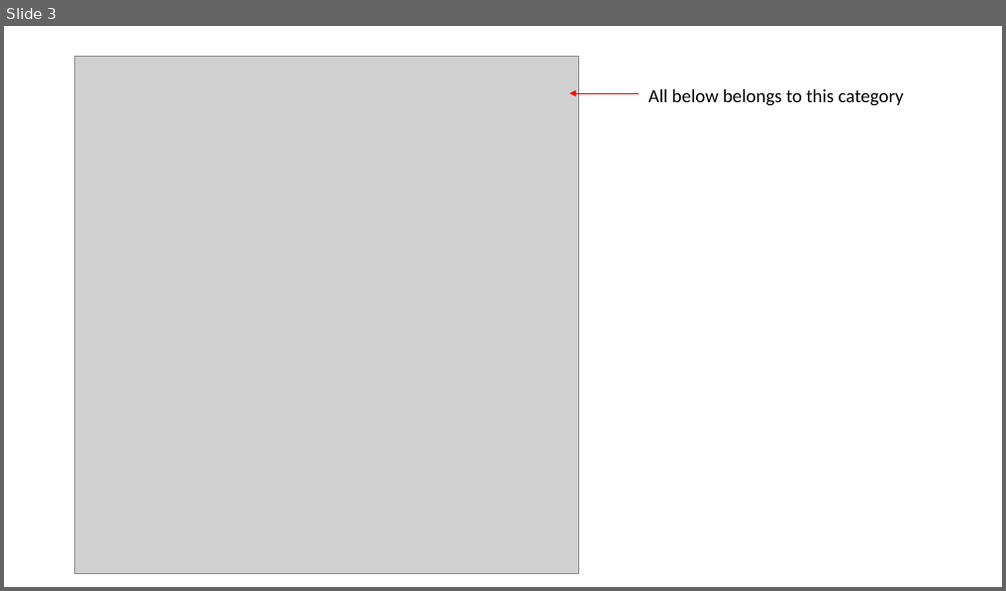
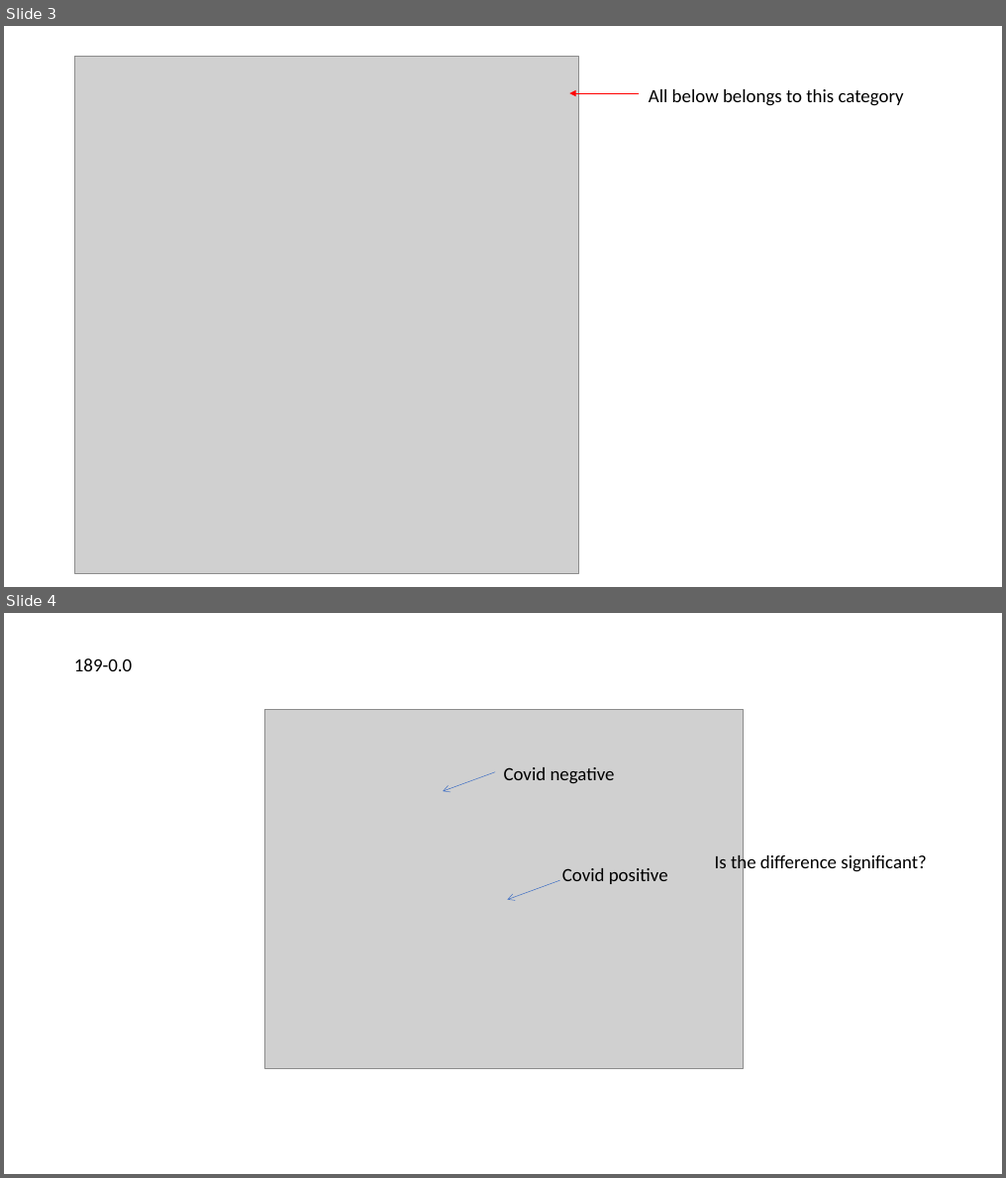
Before and after one commit to JunWeiLUC/NSinternship, a slide deck: DataClean.pptx. Shown one above the other, each under a label of ours: slide 3 before the commit, slides 3 and 4 after it. The pictures are 1006x591 and 1006x1178 pixels, drawn with LibreOffice and Linux fonts; fonts in the diff are those of the drawing; grey boxes stand for pictures. Boxes give left, top, right and bottom in pixels: in the first picture for what was removed or moved away, otherwise in the second. Text is boxed around its words. In the diff, an @@ line names an element or a change of style, - is before the commit and + after.

```diff
--- a/DataClean.pptx
+++ b/DataClean.pptx
@@ slide 4 added at <box>4,613,1002,1174</box>, background #FFFFFF @@
@@ text added at <box>74,659,132,671</box>, 18 pt, text #000000 @@
+189-0.0
@@ picture added at <box>264,710,744,1069</box> @@
@@ arrow added from (495, 772) to (443, 791), #4472C4 0.5 pt @@
@@ text added at <box>504,767,615,783</box>, 18 pt, text #000000 @@
+Covid negative
@@ text added at <box>562,868,668,884</box>, 18 pt, text #000000 @@
+Covid positive
@@ text added at <box>715,854,927,874</box>, 18 pt, text #000000 @@
+Is the difference significant?
@@ arrow added from (560, 880) to (508, 900), #4472C4 0.5 pt @@
```
Also in this commit, not shown: 3 other files.
